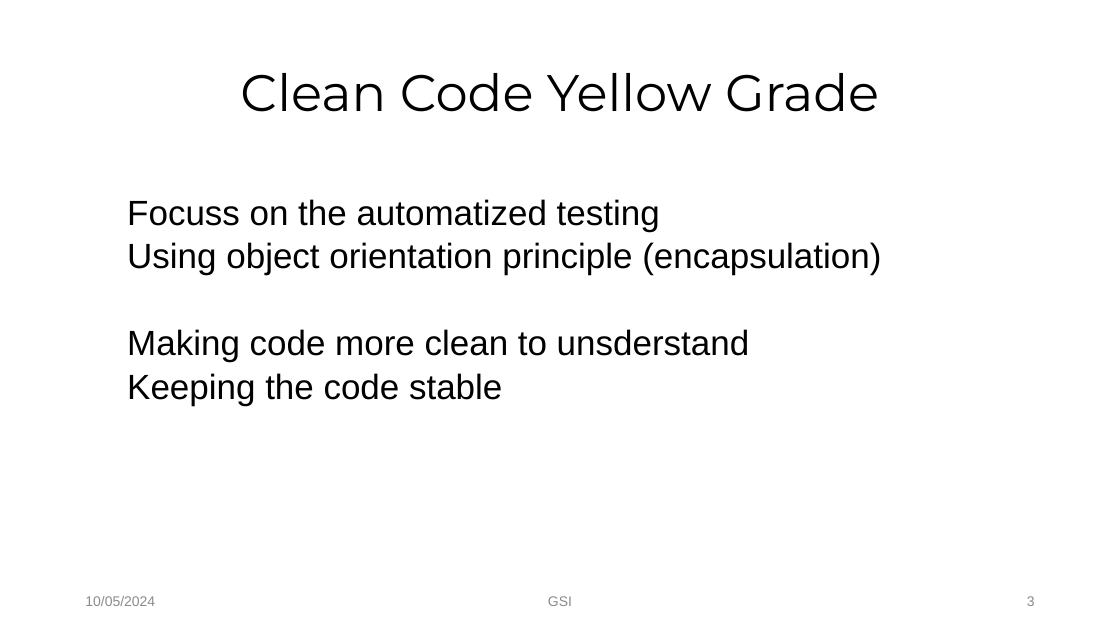
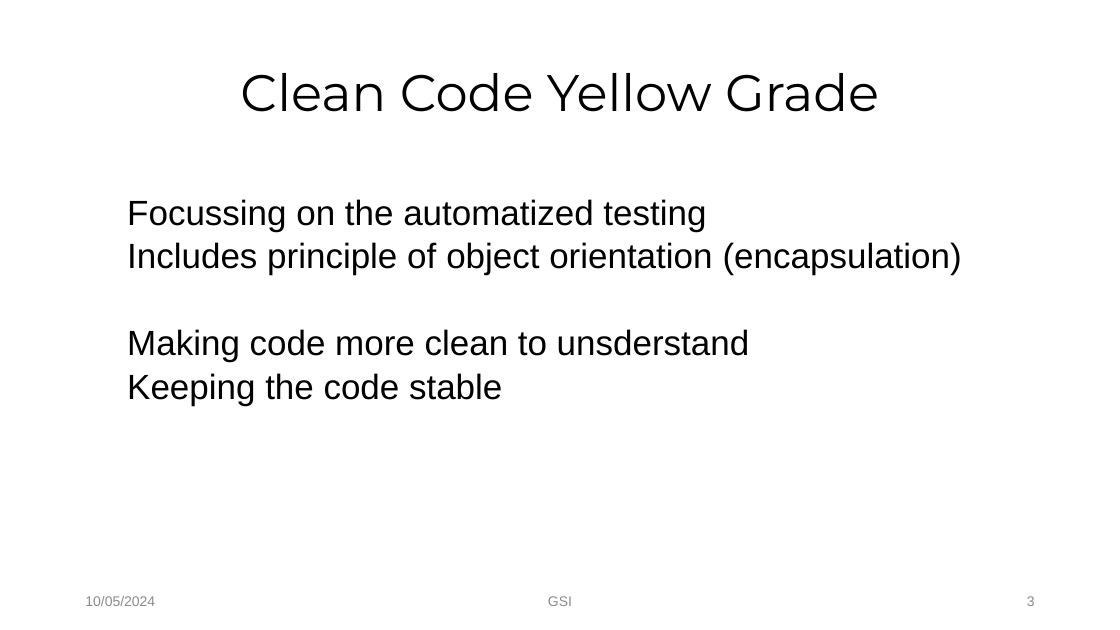
Before and after one commit to Tuyen92/my_bag, a slide deck: slide 3 of yellow.pptx. Drawn at 1120x630 pixels with LibreOffice and Linux fonts; fonts in the diff are those of the drawing; background and template pictures are left out. Boxes give left, top, right and bottom in pixels: in the first picture for what was removed or moved away, otherwise in the second. Text is boxed around its words. In the diff, an @@ line names an element or a change of style, - is before the commit and + after.

```diff
--- a/yellow.pptx
+++ b/yellow.pptx
@@ text at [127, 199, 962, 275]: text changed @@
-  Focuss on the automatized testing
-  Using object orientation principle (encapsulation)
+  Focussing on the automatized testing
+  Includes principle of object orientation (encapsulation)
```
Also in this commit, not shown: 11 other slides changed, 1 other file.
